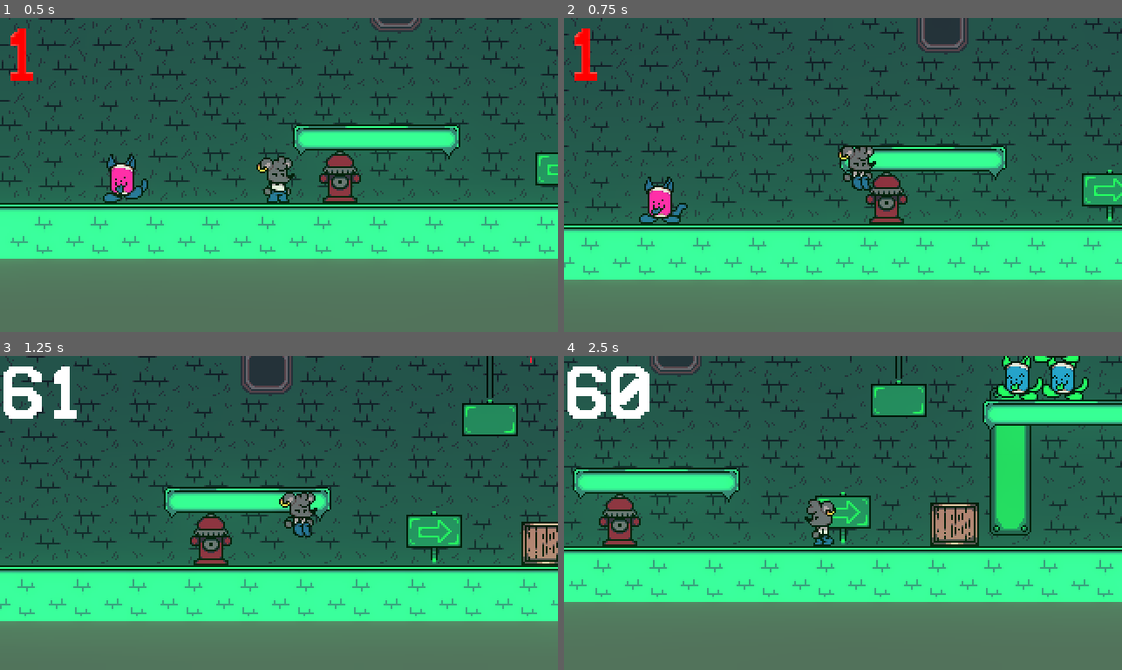
Above: before the commit, frames 1-4 (two rows, left to right).
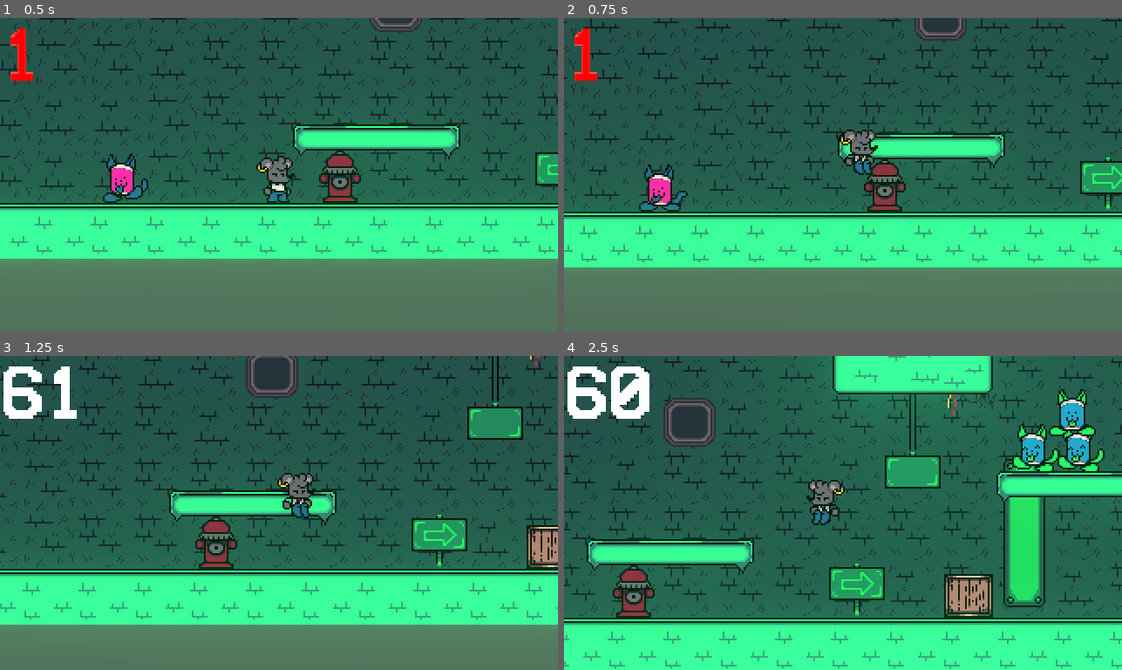
Above: after the commit, the same moments.

Repository: MonkeMango/sidealleysqueaks-source
Game: Godot game, scene res://scenes/Areas/testscene.tscn
Two runs of this game, one before a commit and one after it. Both use one fixed random seed, a clock stepped at 60 frames per second and the inputs below.
Inputs:
- Up to frame 1 (0.5 s): no input
- Up to frame 2 (0.75 s): hold Right (ui_right) from 0.53 s (still down); tap Space (jump) at 0.6 s
- Up to frame 3 (1.25 s): keep holding Right (ui_right); tap Space (jump) at 0.77, 1.07 s
- Up to frame 4 (2.5 s): tap Space (jump) at 1.35, 1.52, 1.82, 2.1 s; release Right (ui_right) at 2.03 s; hold Left (ui_left) from 2.03 s (still down)

Frame 1 is identical in both runs. In frame 2, 26% of the frame differs, in the area x 0-100%, y 0-84%; in frame 3, 21%; in frame 4, 67%, in the area x 0-100%, y 0-100%.

Commit message:
I'm gonna getcha.... I am JOD!!!!!! Agagagagagaga

Diff:
--- a/scenes/Areas/testscene.tscn
+++ b/scenes/Areas/testscene.tscn
@@ -623,6 +623,7 @@
 
 [node name="Player" parent="." instance=ExtResource( 1 )]
 position = Vector2( -19, 143 )
+jumpBuffUSSY = 0.37
 
 [node name="Camera2D" type="Camera2D" parent="Player"]
 rotation = -3.14159
--- a/src/Player/Player.gd
+++ b/src/Player/Player.gd
@@ -18,6 +18,8 @@
 var speedAir = 120
 export var jumpPeak = 10
 export var jumpHeight = 3000
+var jumpBuffer:float
+export var jumpBuffUSSY:float = 0.2
 
 
 # coyote jump variables
@@ -76,9 +78,12 @@
 		inAir = true
 		xval = speedAir
 		jumpwindow -= _delta
-		if velocity.y > 0:
-			$AnimatedSprite.play("jump")
+		$AnimatedSprite.play("jump")
 
+	print(jumpBuffer)
+	# FIXME: Least schizophrenic David code
+	if Input.is_action_just_released("jump"):
+		jumpBuffer = jumpBuffUSSY
 	# NOTE: Testing jump height shit ong, if this doesn't work with coyote jump (I haven't checked I've been awake for nearly 20 hours now) then CoolingTool will do it for me yubbayubbayubba...
 	if Input.is_action_just_released("jump") && velocity.y < 0:
 		velocity.y = 0
@@ -87,10 +92,12 @@
 	if Input.is_action_just_pressed("ui_down") && is_on_floor() == false:
 		velocity.y = fastfall
 
-	if Input.is_action_just_pressed("jump") && jumpwindow > 0:
+	jumpBuffer -= _delta
+	if jumpBuffer > 0 && jumpwindow > 0:
 		if $SoundEffects/Jump.playing == false:
 			$SoundEffects/Jump.play()
 		jumpwindow = 0
+		jumpBuffer = 0
 		velocity.y = -JUMPFORCE
 
 	velocity = move_and_slide(velocity, UP)
--- a/src/Player/Player.tscn
+++ b/src/Player/Player.tscn
@@ -15,14 +15,14 @@
 "name": "idle",
 "speed": 3.0
 }, {
+"frames": [ ExtResource( 5 ) ],
+"loop": true,
+"name": "jump",
+"speed": 5.0
+}, {
 "frames": [ ExtResource( 1 ), ExtResource( 3 ) ],
 "loop": true,
 "name": "run",
-"speed": 5.0
-}, {
-"frames": [ ExtResource( 5 ) ],
-"loop": true,
-"name": "jump",
 "speed": 5.0
 } ]
 
